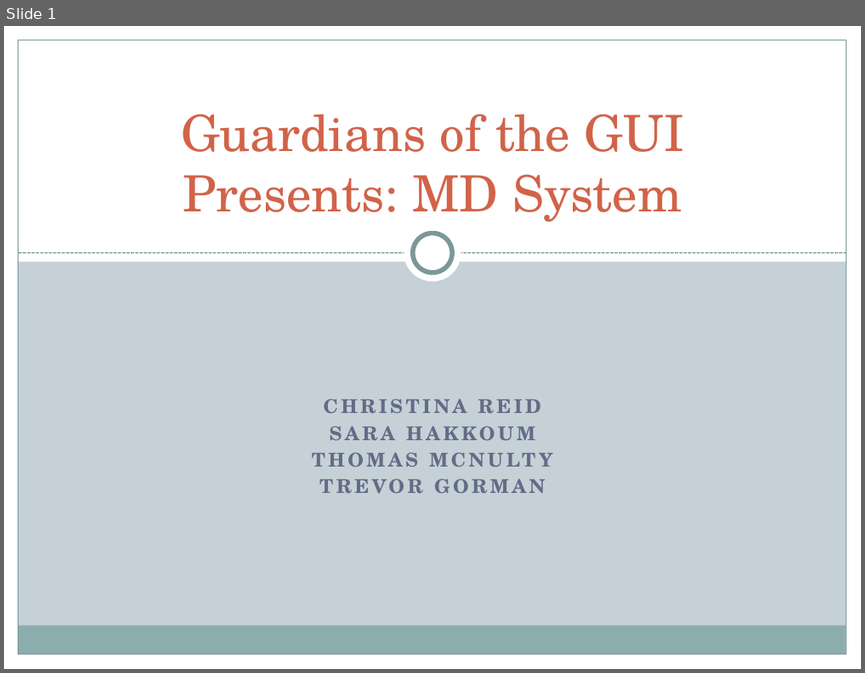
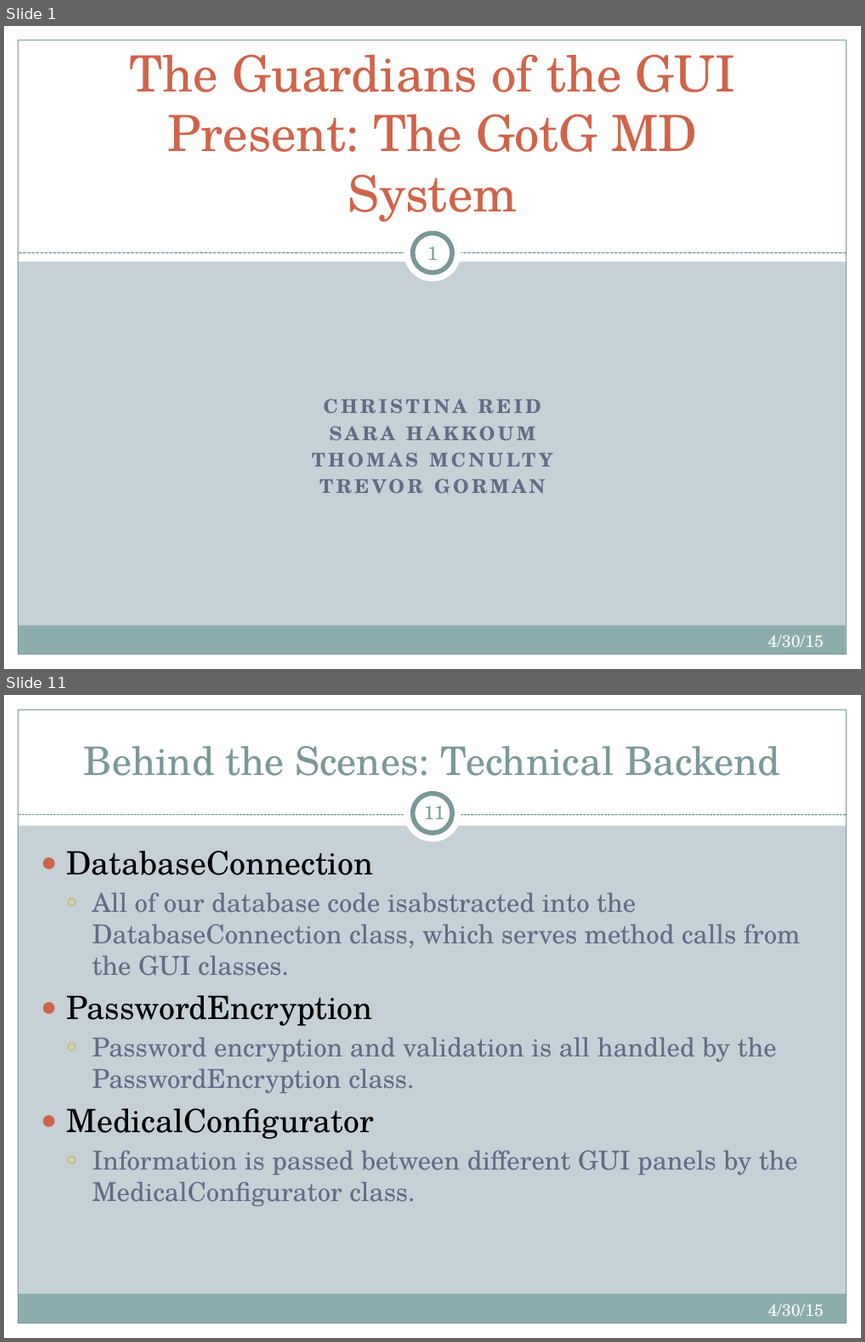
Before and after one commit to tmcnulty14/guardians-md, a slide deck: Guardians of the GUI MD System Presentation.pptx. Shown one above the other, each under a label of ours: slide 1 before the commit, slides 1 and 11 after it; the slides between them are not shown. The pictures are 865x673 and 865x1342 pixels, drawn with LibreOffice and Linux fonts; fonts in the diff are those of the drawing. Boxes give left, top, right and bottom in pixels: in the first picture for what was removed or moved away, otherwise in the second. Text is boxed around its words. In the diff, an @@ line names an element or a change of style, - is before the commit and + after.

```diff
--- a/Guardians of the GUI MD System Presentation.pptx
+++ b/Guardians of the GUI MD System Presentation.pptx
@@ slide 11 added at (4, 695, 861, 1338), background #C5D1D7; not listed: 5 template elements that a slide beside it also shows @@
@@ rectangle added at (4, 695, 861, 825), fill #FFFFFF @@
@@ title added at (84, 746, 780, 776), 33 pt, text #7C999A @@
+Behind the Scenes: Technical Backend
@@ ellipse added at (404, 785, 461, 842), fill #FFFFFF @@
@@ ellipse added at (413, 794, 452, 833), fill #FFFFFF, outline #7C999A 4 pt @@
@@ line added from (18, 815) to (846, 815), #7C999A 0.75 pt dashed @@
@@ page number added at (424, 800, 445, 819), 16 pt, text #7C999A @@
+11
@@ text added at (66, 851, 800, 1206), 22 pt, text #646B86 @@
+● DatabaseConnection
+  ○ All of our database code isabstracted into the DatabaseConnection class, which serves method calls from the GUI classes.
+● PasswordEncryption
+  ○ Password encryption and validation is all handled by the PasswordEncryption class.
+● MedicalConfigurator
+  ○ Information is passed between different GUI panels by the MedicalConfigurator class.
@@ text added at (768, 1303, 823, 1315), 14 pt, text #FFFFFF @@
+4/30/15
@@ slide 1 changed as well @@
@@ title at (130, 54, 736, 222): text changed @@
-Guardians of the GUI
-Presents: MD System
+The Guardians of the GUI Present: The GotG MD System
@@ page number added at (427, 246, 438, 260), 16 pt, text #7C999A @@
+1
@@ text added at (768, 634, 823, 646), 14 pt, text #FFFFFF @@
+4/30/15
```
Also in this commit, not shown: 7 other slides changed, 18 other slides added, 1 other file.
